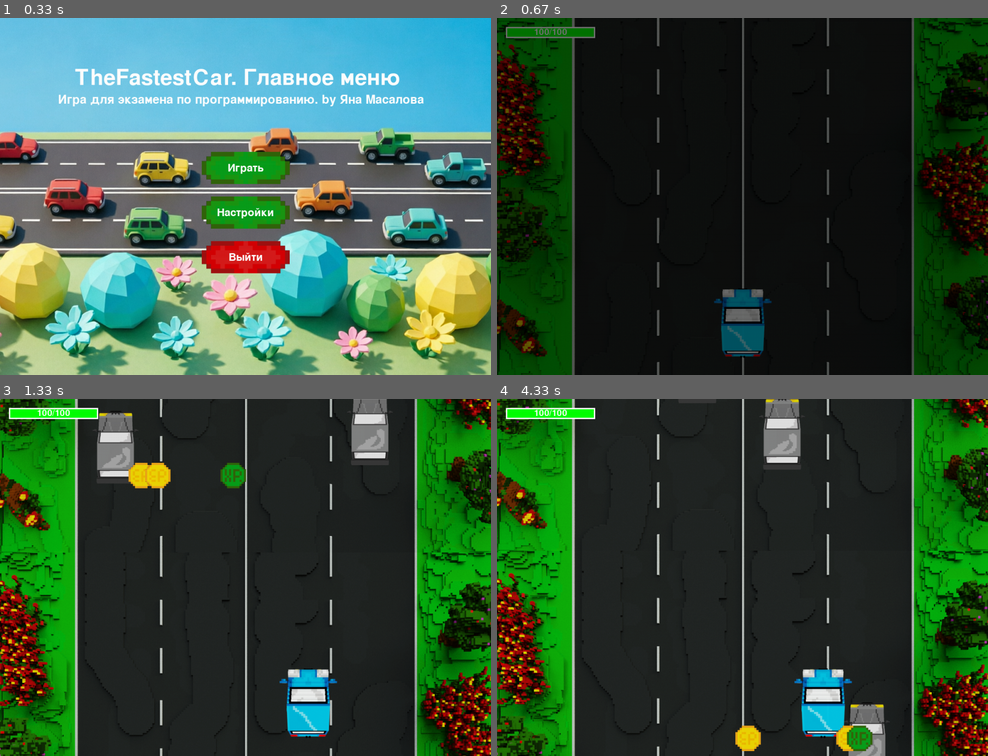
Above: before the commit, frames 1-4 (two rows, left to right).
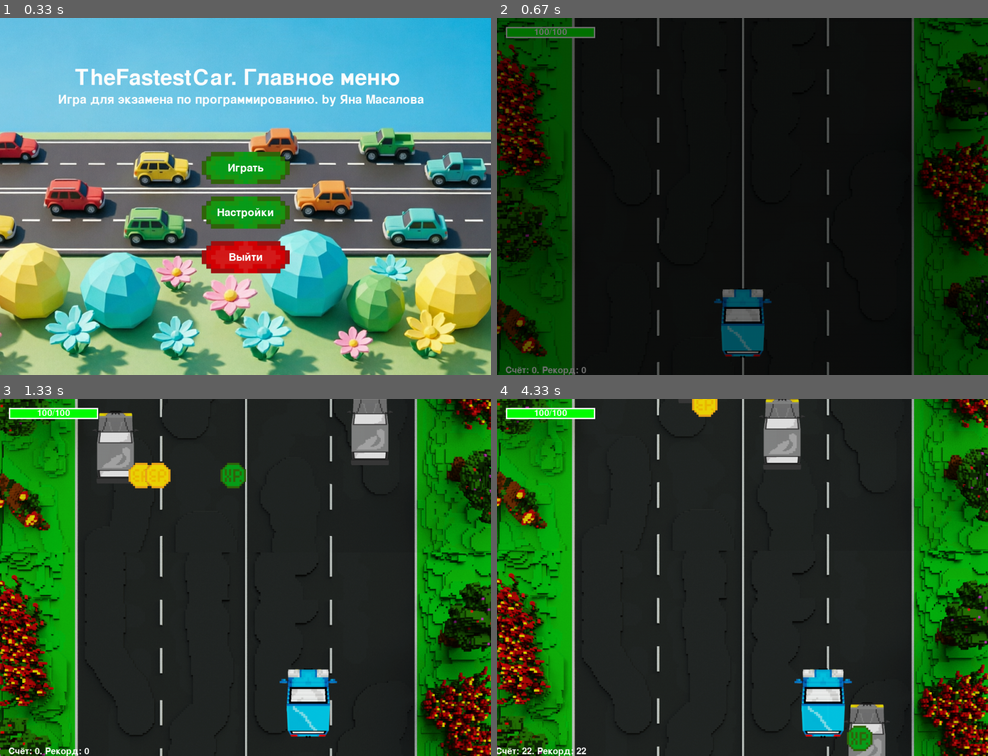
Above: after the commit, the same moments.

Repository: KidIsKing/TheFastestCar
Game: pygame game, started from src/main.py
Two runs of this game, one before a commit and one after it. Both use one fixed random seed, a clock stepped at 60 frames per second and the inputs below.
Inputs (mouse positions are in pixels of both pictures, inside the frame that each line leads up to):
- Up to frame 1 (0.33 s): no input
- Up to frame 2 (0.67 s): click "Играть" at 0.38 s
- Up to frame 3 (1.33 s): hold Right 0.67-1.13 s; move the mouse to (225, 591) at 0.7 s; hold Up from 1.17 s (still down)
- Up to frame 4 (4.33 s): release Up at 1.47 s; hold Right 1.5-1.97 s; hold Left 2-2.53 s; hold Down 2.57-2.87 s; hold Left 2.9-3.3 s; hold Up 3.33-3.7 s; hold Right from 3.73 s (still down)

Frame 1 is identical in both runs. In frame 2, 0.1% of the frame differs, in the area x 1-19%, y 97-100%; in frame 3, 0.2%; in frame 4, 0.9%, in the area x 0-73%, y 0-100%.

Commit message:
add experience and one more fix bonuses

Diff:
--- a/src/entities.py
+++ b/src/entities.py
@@ -194,6 +194,7 @@
         self.effects_type = effects_type
 
         self.spawn()
+        self.sync_hitbox()
 
     def spawn(self):
         self.rect.y = -200
@@ -201,8 +202,12 @@
 
     def move(self, world_speed):
         self.rect.y += world_speed
+        self.sync_hitbox()
         if self.rect.top > HEIGHT:
             self.spawn()
 
     def draw(self, screen):
         screen.blit(self.image, (self.rect.x, self.rect.y))
+
+    def sync_hitbox(self):
+        self.hitbox.center = self.rect.center
--- a/src/main.py
+++ b/src/main.py
@@ -169,6 +169,10 @@
 
 
 class GameManager:
+    """Менеджер игры."""
+
+    best_score = 0
+
     def __init__(self, screen):
         self.screen = screen
 
@@ -182,6 +186,8 @@
             bonus_type = random.choice(bonus_types)
             self.bonuses.append(Bonus(ASSETS[bonus_type], bonus_type))
 
+        self.score = 0
+
         self.current_world_speed = settings.base_world_speed
         self.player_visual_offset_y = 0
 
@@ -247,11 +253,26 @@
         for _ in range(random.randint(MIN_BONUSES_COUNT, MAX_BONUSES_COUNT)):
             bonus_type = random.choice(bonus_types)
             self.bonuses.append(Bonus(ASSETS[bonus_type], bonus_type))
+        self.score = 0
+        GameManager.best_score = max(GameManager.best_score, self.score)
         self.health_bar.update(PLAYER_MAX_HEALTH)
         self.collided_enemy = None
         self.current_world_speed = settings.base_world_speed
         self.player_visual_offset_y = 0
         self.game_over = False
+
+    def check_experience(self):
+        if self.score > GameManager.best_score:
+            GameManager.best_score = self.score
+
+    def draw_score(self):
+        font = pygame.font.SysFont(None, 30)
+        text = font.render(
+            f"Счёт: {self.score}. Рекорд: {GameManager.best_score}",
+            True, WHITE
+        )
+        text_rect = text.get_rect(topright=(200, HEIGHT - 20))
+        self.screen.blit(text, text_rect)
 
     def calculate_damage(self):
         """Расчёт урона с гауссовым распределением."""
@@ -288,16 +309,36 @@
         if top_enemy.rect.bottom > bottom_enemy.rect.top - min_gap:
             top_enemy.rect.bottom = bottom_enemy.rect.top - min_gap
 
+    def apply_bonus(self, bonus):
+        """Применение эффекта бонуса в зависимости от типа."""
+        if bonus.effects_type == "hp":
+            self.give_health()
+        elif bonus.effects_type == "ex":
+            self.give_experience()
+
     def give_health(self):
         """Добавляем здоровье игрока."""
         health_from_bonus = self.calculate_damage()
         self.player.health += health_from_bonus
+        self.player.health = min(
+            self.player.max_health,
+            self.player.health + health_from_bonus
+        )
         self.health_bar.update(self.player.health)
 
+    def give_experience(self):
+        """Добавляем опыт игроку (заглушка)."""
+        experience = self.calculate_damage()
+        self.score += experience
+
     def check_player_bonuses_collision(self):
+        if self.game_over:
+            return
+
         for bonus in self.bonuses:
             if aabb_collide(self.player.hitbox, bonus.hitbox):
-                self.give_health()
+                self.apply_bonus(bonus)
+                bonus.spawn()
                 return
 
     def take_health(self, enemy):
@@ -402,6 +443,8 @@
         self.player.rect.y = self.player.base_y - self.player_visual_offset_y
         self.player.sync_hitbox()
 
+        self.check_experience()
+
         # Проверки коллизий через AABB
         self.check_enemies_collision()
         self.check_player_enemy_collision()
@@ -416,45 +459,6 @@
 
         for enemy in self.enemies:
             pygame.draw.rect(self.screen, RED, enemy.hitbox, 2)
-
-    def draw_healh_bar(self):
-        """Отрисовка полоски здоровья."""
-        bar_x = 10
-        bar_y = 10
-        bar_width = 149
-        bar_height = 45
-        border_thickness = 3
-
-        # Фон полоски
-        pygame.draw.rect(
-            self.screen, (50, 50, 50), (bar_x, bar_y, bar_width, bar_height)
-        )
-
-        # Динамическое заполнение
-        health_ratio = self.player.health / self.player.max_health
-        fill_width = bar_width * health_ratio
-
-        if health_ratio > 0.5:
-            color = GREEN
-        elif health_ratio > 0.25:
-            color = YELLOW
-        else:
-            color = RED
-
-        pygame.draw.rect(self.screen, color, (bar_x, bar_y, fill_width, bar_height))
-        # Рамка
-        pygame.draw.rect(
-            self.screen, WHITE, (bar_x, bar_y, bar_width, bar_height), border_thickness
-        )
-
-        font = pygame.font.SysFont(None, 30)
-        text = font.render(
-            f"{self.player.health}/{self.player.max_health}", True, WHITE
-        )
-        text_rect = text.get_rect(
-            center=(bar_x + bar_width // 2, bar_y + bar_height // 2)
-        )
-        self.screen.blit(text, text_rect)
 
     def draw(self):
         """Отрисовка игрового экрана."""
@@ -466,6 +470,7 @@
             bonus.draw(self.screen)
 
         self.health_bar.draw(self.screen)
+        self.draw_score()
 
         self.draw_debug()
 
